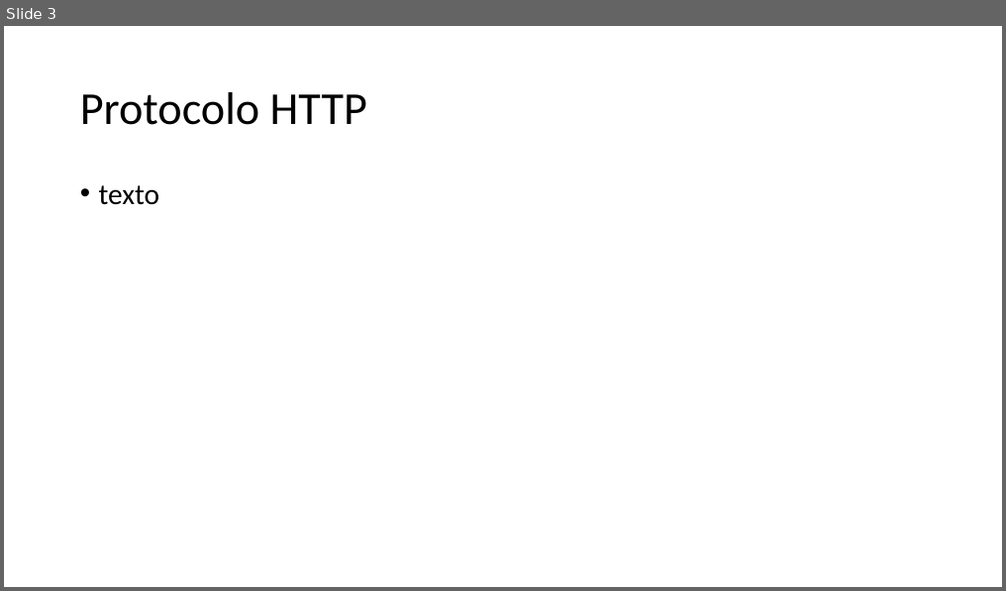
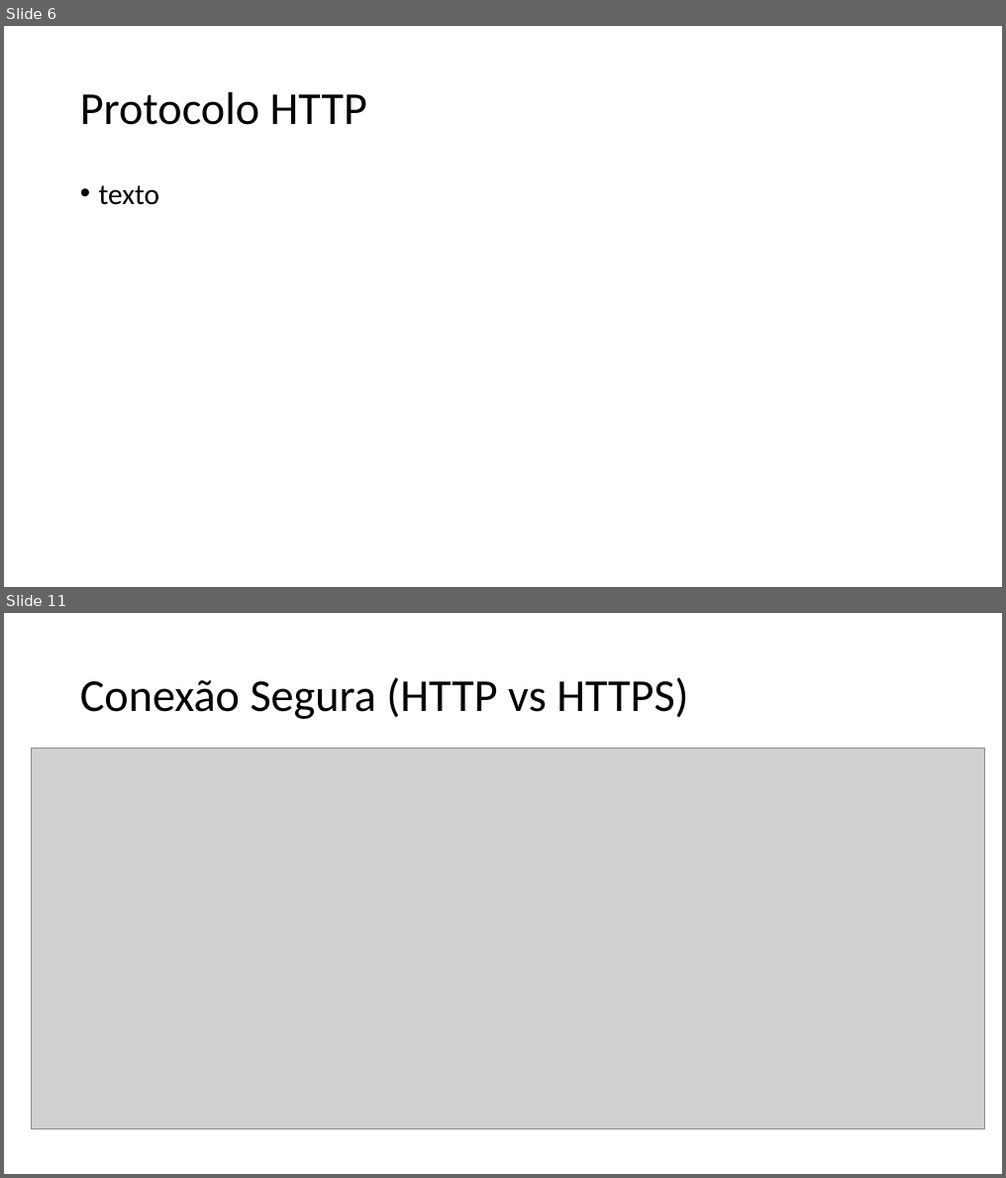
Before and after one commit to vinicius-vasconcelos/tecnicoEmInformatica, a slide deck: UC_3/aula_1/Apresentacao.pptx. Shown one above the other, each under a label of ours: slide 3 before the commit, slides 6 and 11 after it; the slides between them are not shown. The pictures are 1006x591 and 1006x1178 pixels, drawn with LibreOffice and Linux fonts; fonts in the diff are those of the drawing; grey boxes stand for pictures. Boxes give left, top, right and bottom in pixels: in the first picture for what was removed or moved away, otherwise in the second. Text is boxed around its words. In the diff, an @@ line names an element or a change of style, - is before the commit and + after.

```diff
--- a/UC_3/aula_1/Apresentacao.pptx
+++ b/UC_3/aula_1/Apresentacao.pptx
@@ slide 11 added at [4, 613, 1002, 1174], background #FFFFFF @@
@@ title added at [80, 677, 688, 719], 44 pt, text #000000 @@
+Conexão Segura (HTTP vs HTTPS)
@@ picture added at [32, 748, 985, 1130] @@
@@ what was slide 3 is now slide 6 @@
```
Also in this commit, not shown: 2 slides changed, 8 other slides added, 1 slide removed, 6 other files.
